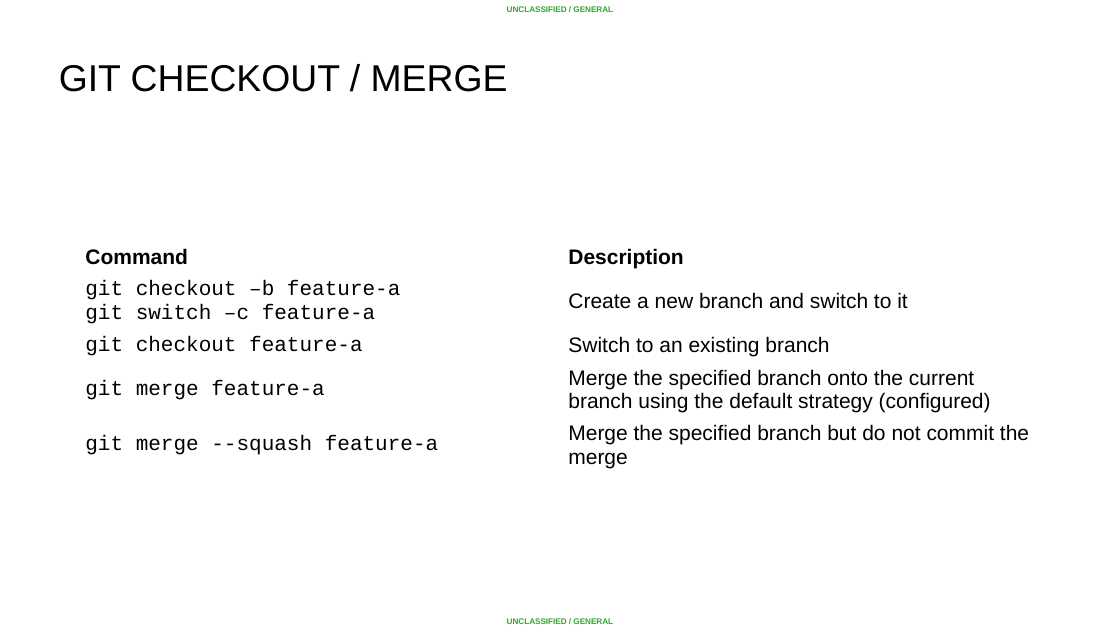
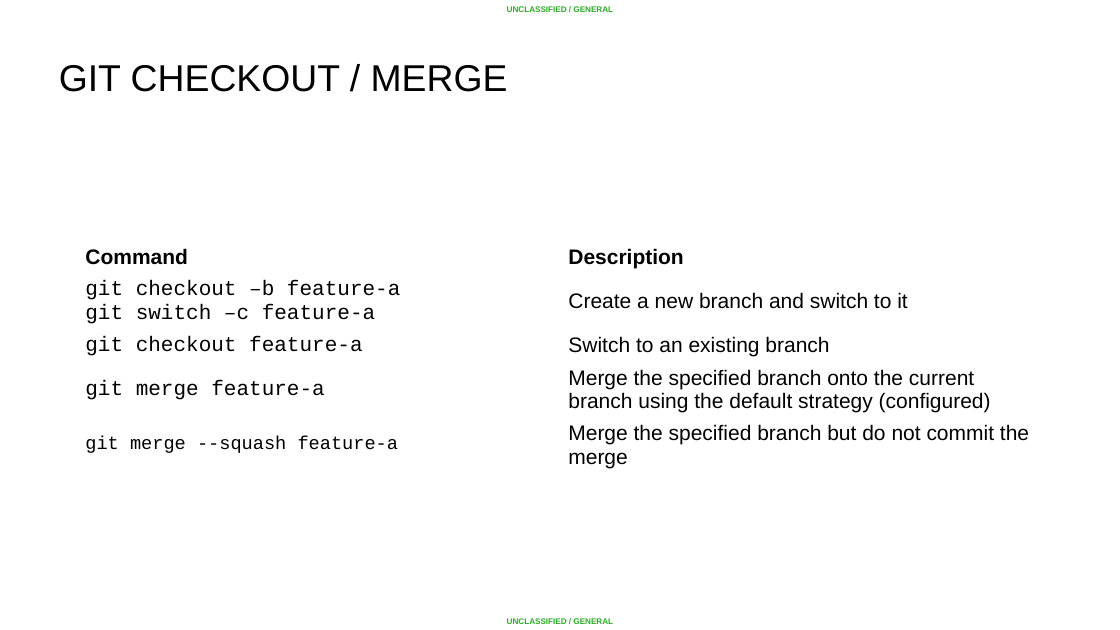
Before and after one commit to rhaenze/summer-course, a slide deck: slide 21 of DevOps/Lesson 02 - Git Branching/Git Branching.pptx (slide 12 before the commit). Drawn at 1120x630 pixels with LibreOffice and Linux fonts; fonts in the diff are those of the drawing; background and template pictures are left out. Boxes give left, top, right and bottom in pixels: in the first picture for what was removed or moved away, otherwise in the second. Text is boxed around its words. In the diff, an @@ line names an element or a change of style, - is before the commit and + after.

```diff
--- a/DevOps/Lesson 02 - Git Branching/Git Branching.pptx
+++ b/DevOps/Lesson 02 - Git Branching/Git Branching.pptx
@@ table at bbox=[77, 242, 1044, 483] @@
@@ size 18 to 16 pt in "git merge --squash feature-a" @@
```
Also in this commit, not shown: 2 other slides changed, 4 other files.
